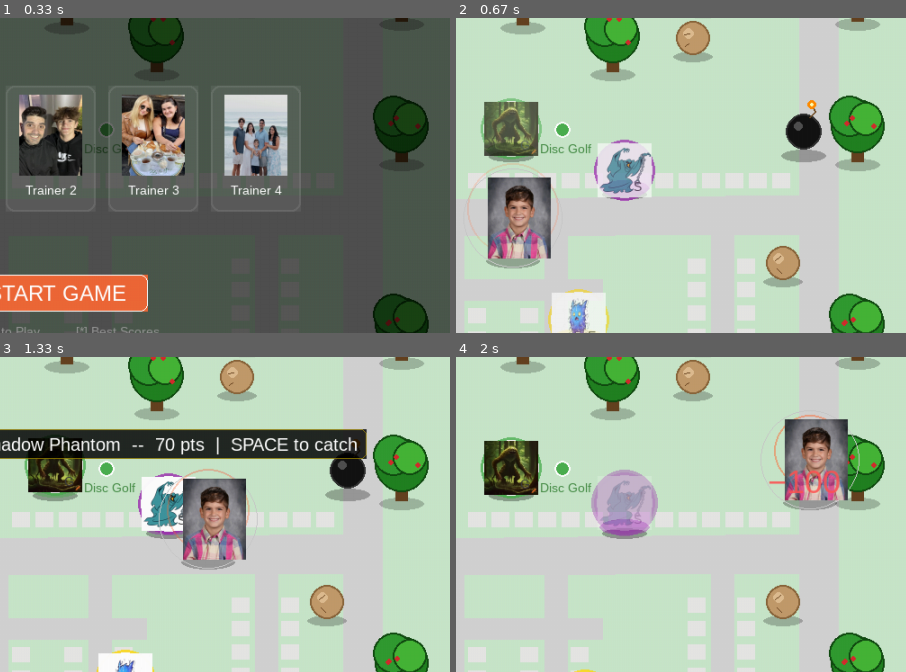
Above: before the commit, frames 1-4 (two rows, left to right).
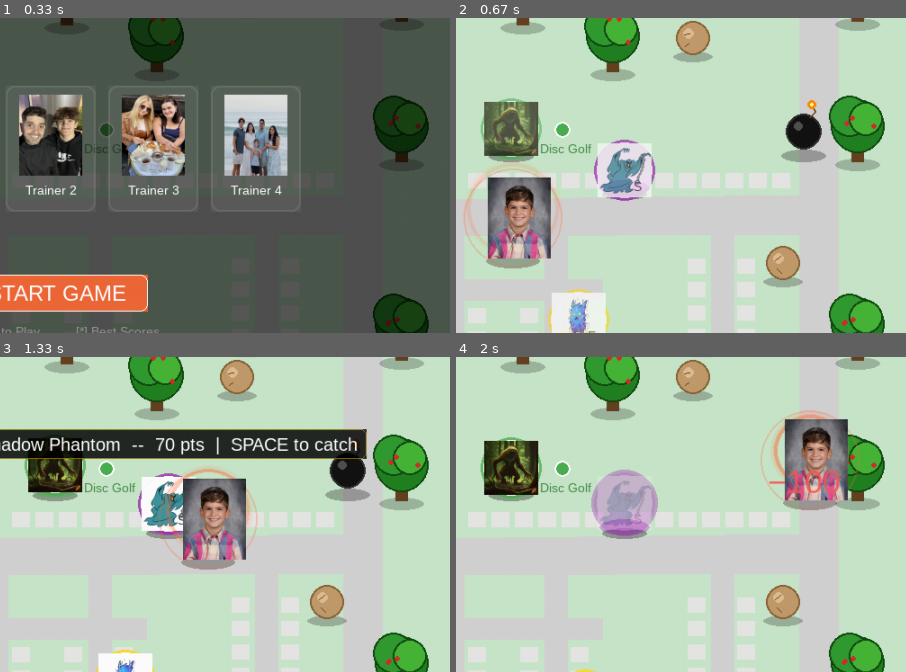
Above: after the commit, the same moments.

Repository: Carlos3652/geocatch
Game: pygame game, started from geocatch_pygame.py
Same seed, same stepped clock (60 frames per second), same inputs: the game is played once before the commit and once after it.
Inputs:
- Up to frame 1 (0.33 s): no input
- Up to frame 2 (0.67 s): click "START GAME" at 0.38 s
- Up to frame 3 (1.33 s): hold Right 0.67-1.13 s; hold Up from 1.22 s (still down)
- Up to frame 4 (2 s): release Up at 1.52 s; hold Right from 1.55 s (still down)
The pictures show only the part of the screen within x 44-94%, y 18-68%; the shares and areas given below are measured in that part.

Frame 1 is identical in both runs. In frame 2, 0.4% of the frame differs, in the area x 1-24%, y 46-80%; in frame 3, 0.5%, in the area x 35-58%, y 35-68%; in frame 4, 0.5%.

Commit message:
Improve catch ring visibility with thicker strokes and glow effect
- Increase pulsing ring core stroke from 2px to 4px
- Add two glow layers (mid at 50% alpha/5px, outer at 25% alpha/8px)
- Enlarge pulse ring surface from 124px to 164px to accommodate glow
- Replace gray range circle (1px) with ACCENT-colored ring (2px, 70 alpha)
- Use pre-allocated SRCALPHA surface for range circle alpha blending
- Add 15 tests covering stroke widths, glow alphas, contrast, and surface sizing

Co-Authored-By: Claude Opus 4.6 <noreply@anthropic.com>

Diff:
--- a/geocatch_pygame.py
+++ b/geocatch_pygame.py
@@ -317,7 +317,8 @@
     _type_circles[_ct["name"]] = _tc_surf
 
 _phantom_glow_surf = pygame.Surface((80, 80), pygame.SRCALPHA)
-_pulse_ring_surf = pygame.Surface((124, 124), pygame.SRCALPHA)
+_pulse_ring_surf = pygame.Surface((164, 164), pygame.SRCALPHA)
+_range_ring_surf = pygame.Surface((114, 114), pygame.SRCALPHA)
 
 # Pre-allocated game-over surfaces — CRIT-02: non-SRCALPHA so set_alpha() works
 _go_flash_surf = pygame.Surface((WIDTH, HEIGHT))
@@ -1409,15 +1410,25 @@
             screen.blit(label_text, (lbl_x + pad_x, lbl_y + pad_y))
 
         screen.blit(_shad_trainer, (player_x - 30 + _shake_ox, player_y + 40 + _shake_oy))
-        pygame.draw.circle(screen, (200, 200, 200), (player_x + _shake_ox, player_y + _shake_oy), 55, 1)
+        # Range circle — draw on pre-allocated SRCALPHA surface for proper alpha
+        _range_ring_surf.fill((0, 0, 0, 0))
+        pygame.draw.circle(_range_ring_surf, (*ACCENT, 70), (57, 57), 55, 2)
+        screen.blit(_range_ring_surf, (player_x - 57 + _shake_ox, player_y - 57 + _shake_oy))
 
         _pt = pygame.time.get_ticks() / 1000.0
         _pulse = (_pt * 1.2) % 1.0
         _ring_r = 30 + int(_pulse * 28)
         _ring_alpha = int(210 * (1 - _pulse))
         _pulse_ring_surf.fill((0, 0, 0, 0))
-        pygame.draw.circle(_pulse_ring_surf, (*ACCENT, _ring_alpha), (62, 62), _ring_r, 2)
-        screen.blit(_pulse_ring_surf, (player_x - 62 + _shake_ox, player_y - 10 - 62 + _shake_oy))
+        # Outer glow layer (wide, faint)
+        _glow_alpha = max(0, _ring_alpha // 4)
+        pygame.draw.circle(_pulse_ring_surf, (*ACCENT, _glow_alpha), (82, 82), _ring_r + 4, 8)
+        # Mid glow layer
+        _mid_alpha = max(0, _ring_alpha // 2)
+        pygame.draw.circle(_pulse_ring_surf, (*ACCENT, _mid_alpha), (82, 82), _ring_r + 1, 5)
+        # Core ring (thick, bright)
+        pygame.draw.circle(_pulse_ring_surf, (*ACCENT, _ring_alpha), (82, 82), _ring_r, 4)
+        screen.blit(_pulse_ring_surf, (player_x - 82 + _shake_ox, player_y - 10 - 82 + _shake_oy))
 
         if trainer_images[selected_char]:
             screen.blit(trainer_images[selected_char], (player_x - 28 + _shake_ox, player_y - 45 + _shake_oy))
--- /dev/null
+++ b/test_catch_ring_visibility.py
@@ -0,0 +1,128 @@
+"""Tests for catch ring visibility improvements."""
+
+
+def compute_ring_params(ticks_ms):
+    """Reproduce the catch ring pulse calculation from geocatch_pygame.py."""
+    _pt = ticks_ms / 1000.0
+    _pulse = (_pt * 1.2) % 1.0
+    _ring_r = 30 + int(_pulse * 28)
+    _ring_alpha = int(210 * (1 - _pulse))
+    # Glow layers
+    _glow_alpha = max(0, _ring_alpha // 4)
+    _mid_alpha = max(0, _ring_alpha // 2)
+    return {
+        "pulse": _pulse,
+        "radius": _ring_r,
+        "core_alpha": _ring_alpha,
+        "core_width": 4,
+        "mid_alpha": _mid_alpha,
+        "mid_width": 5,
+        "glow_alpha": _glow_alpha,
+        "glow_width": 8,
+        "glow_radius_offset": 4,
+        "mid_radius_offset": 1,
+        "surface_size": 164,
+        "center": 82,
+        "range_ring_width": 2,
+        "range_ring_alpha": 70,
+    }
+
+
+class TestCatchRingStrokeWidth:
+    """Verify ring stroke widths are increased for visibility."""
+
+    def test_core_ring_width_is_4(self):
+        """Core ring should have stroke width of 4 (up from 2)."""
+        p = compute_ring_params(0)
+        assert p["core_width"] == 4
+
+    def test_mid_glow_width_is_5(self):
+        """Mid glow layer should have stroke width of 5."""
+        p = compute_ring_params(0)
+        assert p["mid_width"] == 5
+
+    def test_outer_glow_width_is_8(self):
+        """Outer glow layer should have stroke width of 8."""
+        p = compute_ring_params(0)
+        assert p["glow_width"] == 8
+
+    def test_range_ring_width_is_2(self):
+        """Static range circle stroke width should be 2 (up from 1)."""
+        p = compute_ring_params(0)
+        assert p["range_ring_width"] == 2
+
+
+class TestCatchRingGlow:
+    """Verify glow/drop-shadow layers exist with correct alpha."""
+
+    def test_glow_alpha_is_quarter_of_core(self):
+        """Outer glow alpha should be 1/4 of core alpha."""
+        p = compute_ring_params(0)
+        assert p["glow_alpha"] == p["core_alpha"] // 4
+
+    def test_mid_alpha_is_half_of_core(self):
+        """Mid glow alpha should be 1/2 of core alpha."""
+        p = compute_ring_params(0)
+        assert p["mid_alpha"] == p["core_alpha"] // 2
+
+    def test_glow_radius_larger_than_core(self):
+        """Glow layer radius should exceed core ring radius."""
+        p = compute_ring_params(500)
+        assert p["glow_radius_offset"] > 0
+
+    def test_glow_alphas_non_negative_across_cycle(self):
+        """All glow alphas should stay non-negative throughout the pulse cycle."""
+        for ms in range(0, 1000, 10):
+            p = compute_ring_params(ms)
+            assert p["glow_alpha"] >= 0, f"Negative glow_alpha at {ms}ms"
+            assert p["mid_alpha"] >= 0, f"Negative mid_alpha at {ms}ms"
+            assert p["core_alpha"] >= 0, f"Negative core_alpha at {ms}ms"
+
+
+class TestCatchRingContrast:
+    """Verify high contrast against map backgrounds."""
+
+    def test_range_ring_uses_accent_color_with_alpha(self):
+        """Range ring should use ACCENT color (not gray) for contrast."""
+        p = compute_ring_params(0)
+        assert p["range_ring_alpha"] == 70
+
+    def test_core_alpha_starts_bright(self):
+        """At pulse start, core alpha should be 210 (full brightness)."""
+        p = compute_ring_params(0)
+        assert p["core_alpha"] == 210
+
+    def test_mid_alpha_at_pulse_start(self):
+        """At pulse start, mid glow alpha should be 105."""
+        p = compute_ring_params(0)
+        assert p["mid_alpha"] == 105
+
+    def test_glow_alpha_at_pulse_start(self):
+        """At pulse start, outer glow alpha should be 52."""
+        p = compute_ring_params(0)
+        assert p["glow_alpha"] == 52
+
+
+class TestCatchRingSurface:
+    """Verify surface dimensions accommodate the glow effect."""
+
+    def test_surface_size_accommodates_glow(self):
+        """Surface should be large enough for max ring radius + glow."""
+        p = compute_ring_params(0)
+        max_ring_r = 30 + 28  # 58
+        max_glow_r = max_ring_r + p["glow_radius_offset"] + p["glow_width"] // 2
+        assert p["center"] > max_glow_r, (
+            f"Center {p['center']} must exceed max glow radius {max_glow_r}"
+        )
+
+    def test_surface_symmetric(self):
+        """Surface center should be at half the surface size."""
+        p = compute_ring_params(0)
+        assert p["center"] == p["surface_size"] // 2
+
+    def test_pulse_cycle_period(self):
+        """Pulse cycle should complete in ~833ms (1/1.2 seconds)."""
+        p_start = compute_ring_params(0)
+        p_cycle = compute_ring_params(833)
+        # After one full cycle, pulse should be near 0 again
+        assert p_cycle["pulse"] < 0.01 or p_cycle["pulse"] > 0.99
